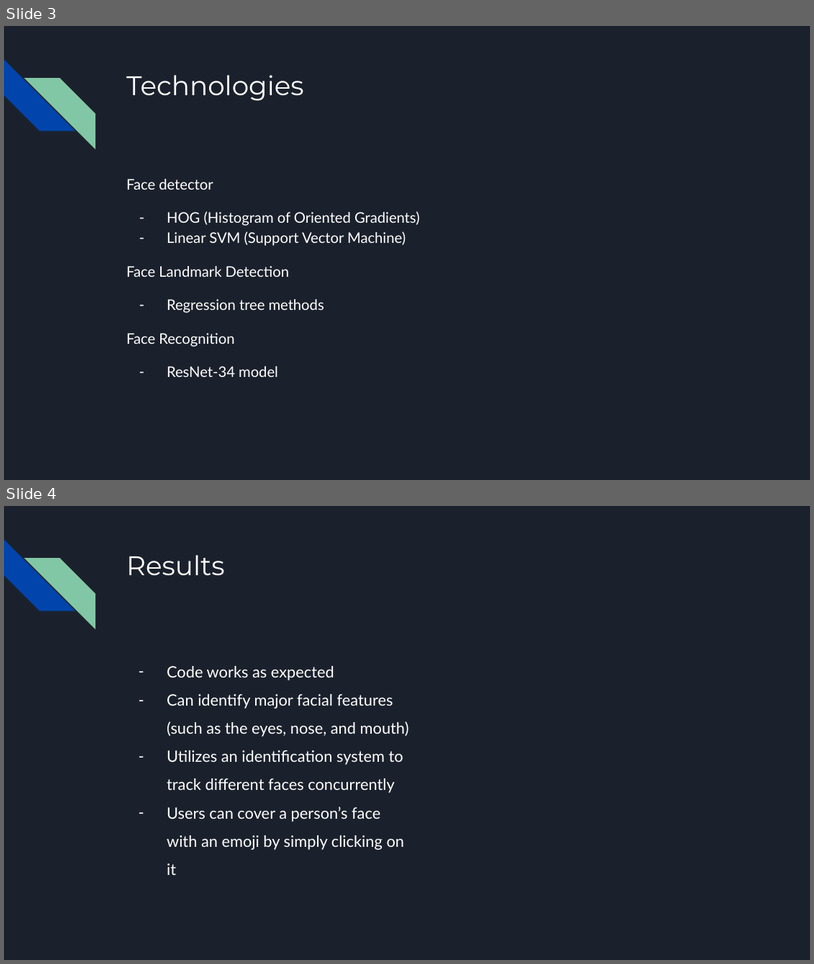
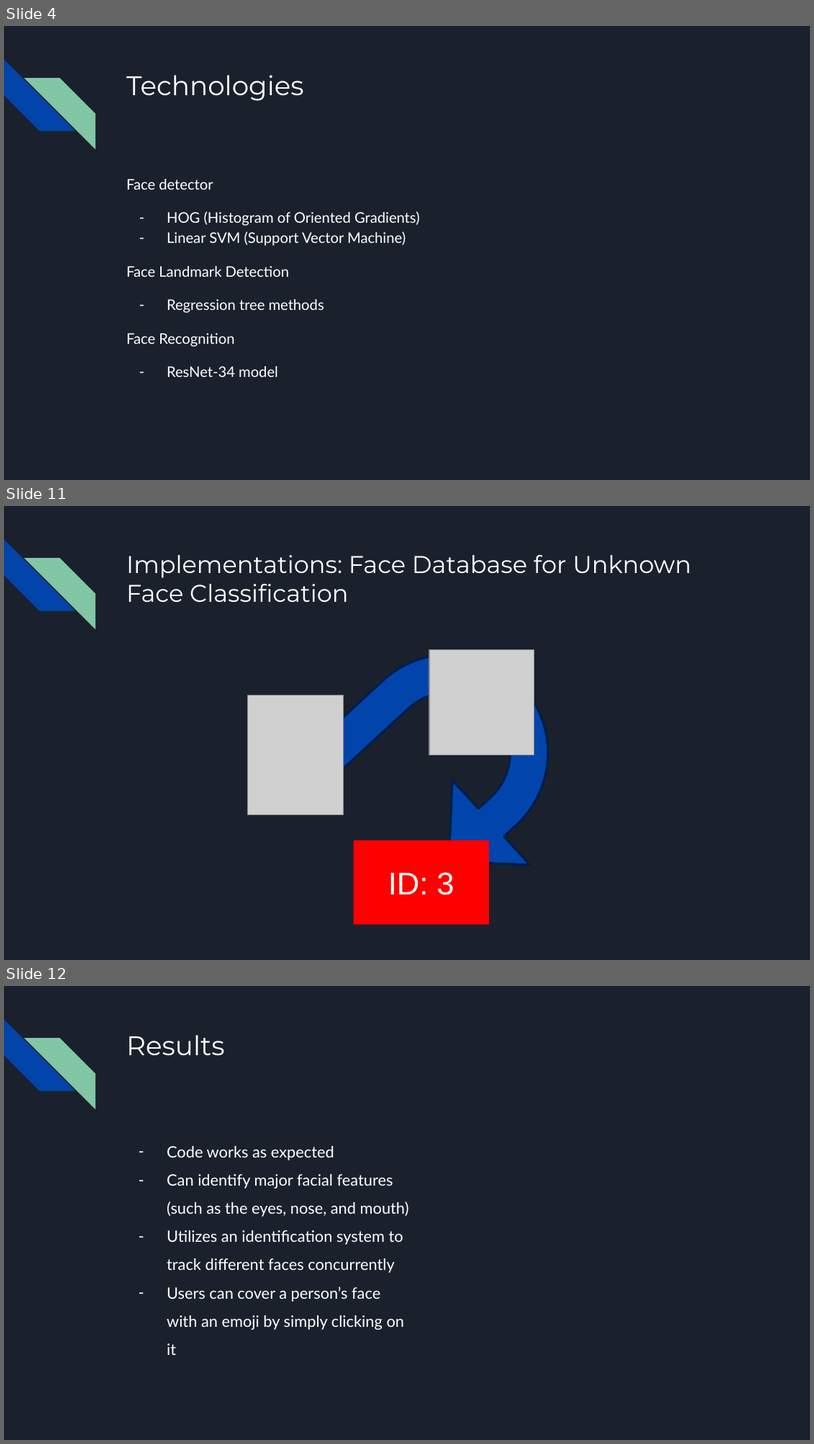
Before and after one commit to junjinyong/ISP2023, a slide deck: ISP Final Project.pptx. Shown one above the other, each under a label of ours: slides 3 and 4 before the commit, slides 4, 11 and 12 after it; the slides between them are not shown. The pictures are 814x964 and 814x1444 pixels, drawn with LibreOffice and Linux fonts; fonts in the diff are those of the drawing; grey boxes stand for pictures. Boxes give left, top, right and bottom in pixels: in the first picture for what was removed or moved away, otherwise in the second. Text is boxed around its words. In the diff, an @@ line names an element or a change of style, - is before the commit and + after.

```diff
--- a/ISP Final Project.pptx
+++ b/ISP Final Project.pptx
@@ slide 11 added at (4, 506, 810, 960), background #1B212C; not listed: 2 template elements that a slide beside it also shows @@
@@ title added at (126, 555, 692, 602), 21.6 pt, text #FFFFFF @@
+Implementations: Face Database for Unknown Face Classification
@@ uturn arrow added at (286, 614, 615, 942), fill #0145AC, outline #001E4B 2 pt @@
@@ picture added at (430, 649, 535, 754) @@
@@ picture added at (248, 695, 344, 814) @@
@@ rectangle added at (354, 840, 489, 924), fill #FF0000, 28 pt, text #FFFFFF @@
+ID: 3
@@ what was slide 3 is now slide 4 @@
@@ what was slide 4 is now slide 12 @@
```
Also in this commit, not shown: 1 slide changed, 7 other slides added.
